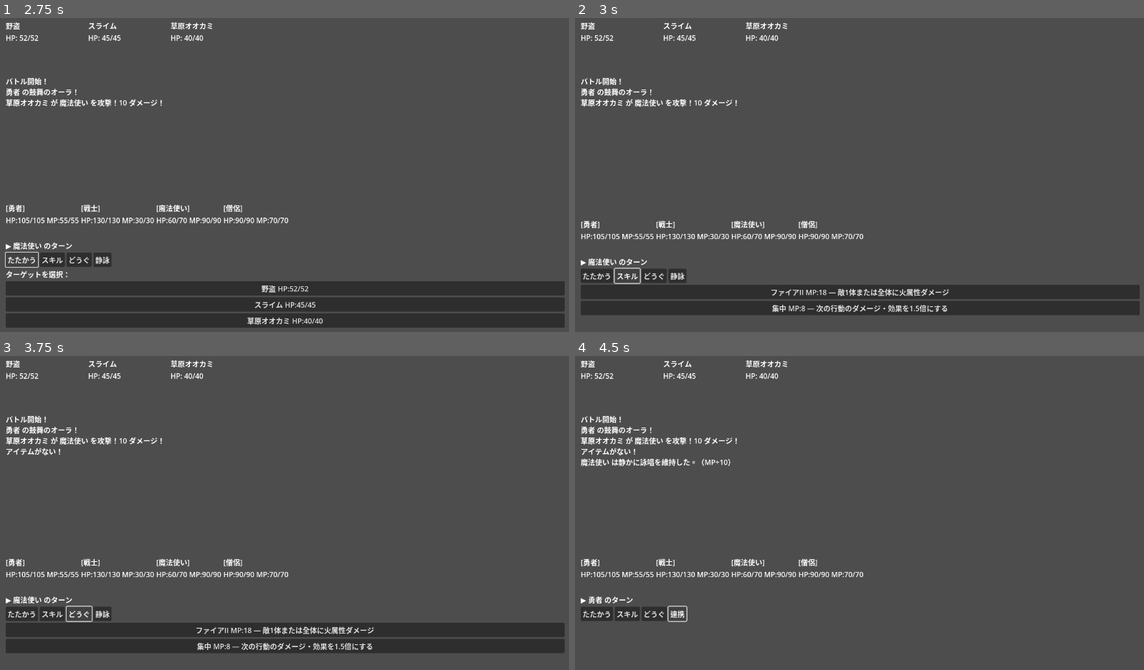
Above: before the commit, frames 1-4 (two rows, left to right).
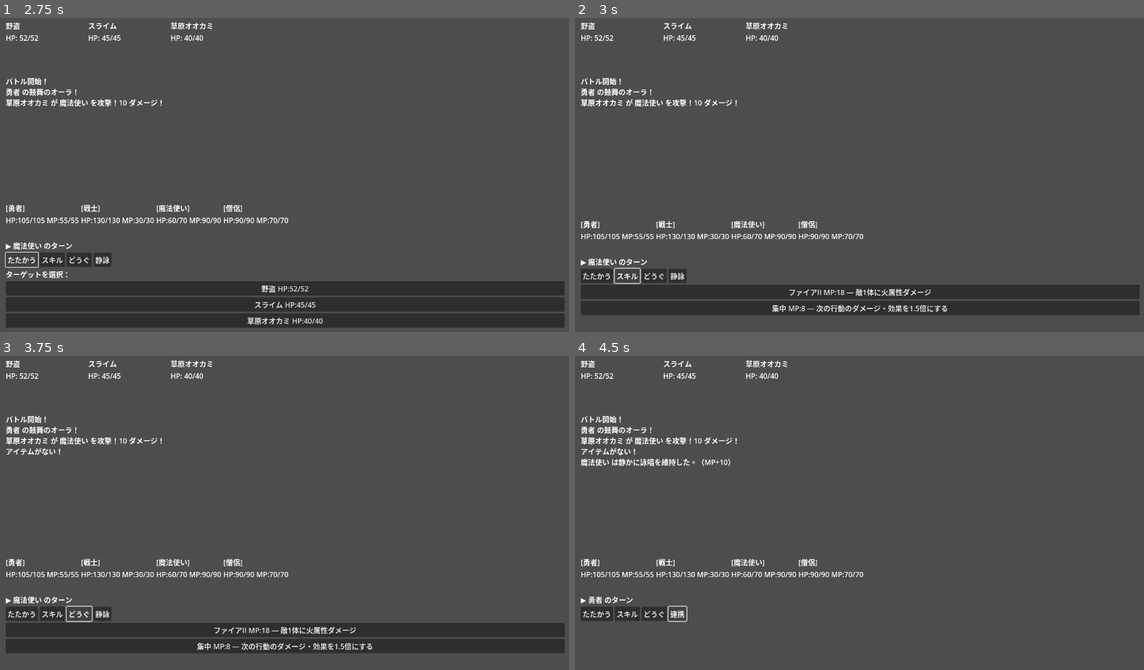
Above: after the commit, the same moments.

Repository: bakery48/loop-quest
Game: Godot game, scene res://scenes/main.tscn
The game is run twice, just before and just after one commit, with the same random seed, the same clock (stepped at 60 frames per second) and the same inputs.
Inputs:
- Up to frame 1 (2.75 s): click "新しいランを開始" at 0.5 s; click "⚔ 戦闘" at 1.25 s; click "たたかう" at 2 s
- Up to frame 2 (3 s): click "スキル" at 2.75 s
- Up to frame 3 (3.75 s): click "どうぐ" at 3.5 s
- Up to frame 4 (4.5 s): click "静詠" at 4.25 s

Frame 1 is identical in both runs. In frame 2, 0.4% of the frame differs, in the area x 34-66%, y 86-89%; in frame 3, 0.4%; in frame 4, nothing differs.

Commit message:
fix: ファイアIIの説明を実態（単体）に合わせて修正
https://claude.ai/code/session_01BSyq4z5x8V7dXSUfJeJUGf

Diff:
--- a/scripts/autoloads/skill_database.gd
+++ b/scripts/autoloads/skill_database.gd
@@ -160,7 +160,7 @@
 
 func _register_mage_skills() -> void:
 	# ファイアII — Mage, Sage, Summoner
-	_add(_make("ファイアII", "敵1体または全体に火属性ダメージ",
+	_add(_make("ファイアII", "敵1体に火属性ダメージ",
 		18, SkillData.Rarity.COMMON, ["MAGE", "SAGE", "SUMMONER"],
 		SkillData.EffectType.DAMAGE_SINGLE, 1.8, 0, "", true))
 
